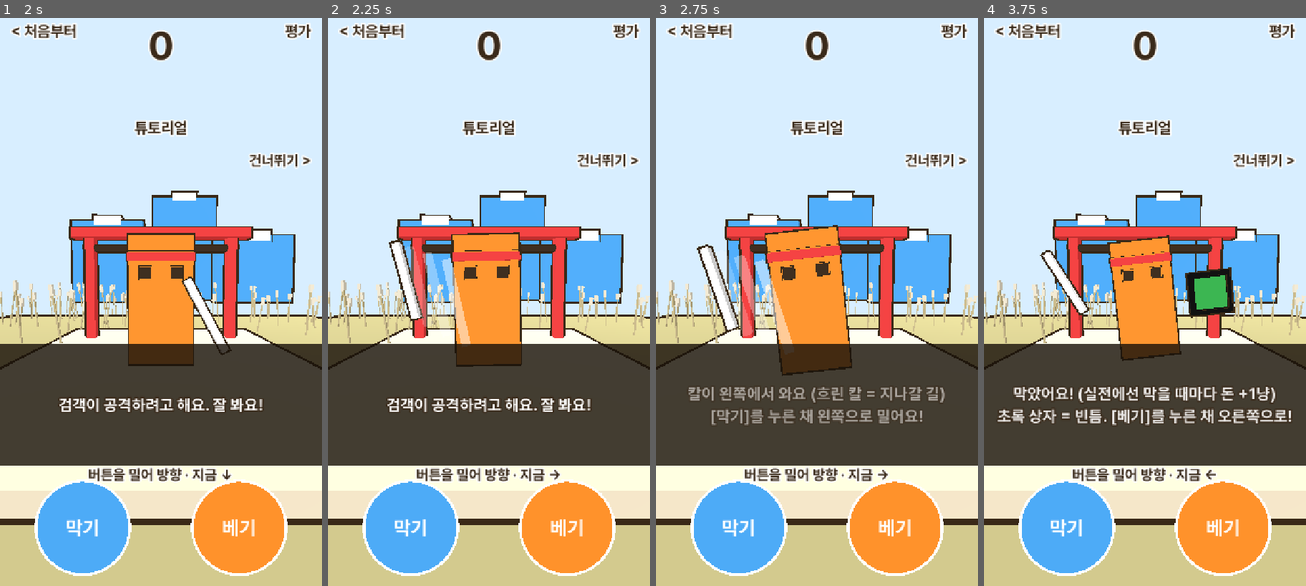
Above: before the commit, frames 1-4 (left to right).
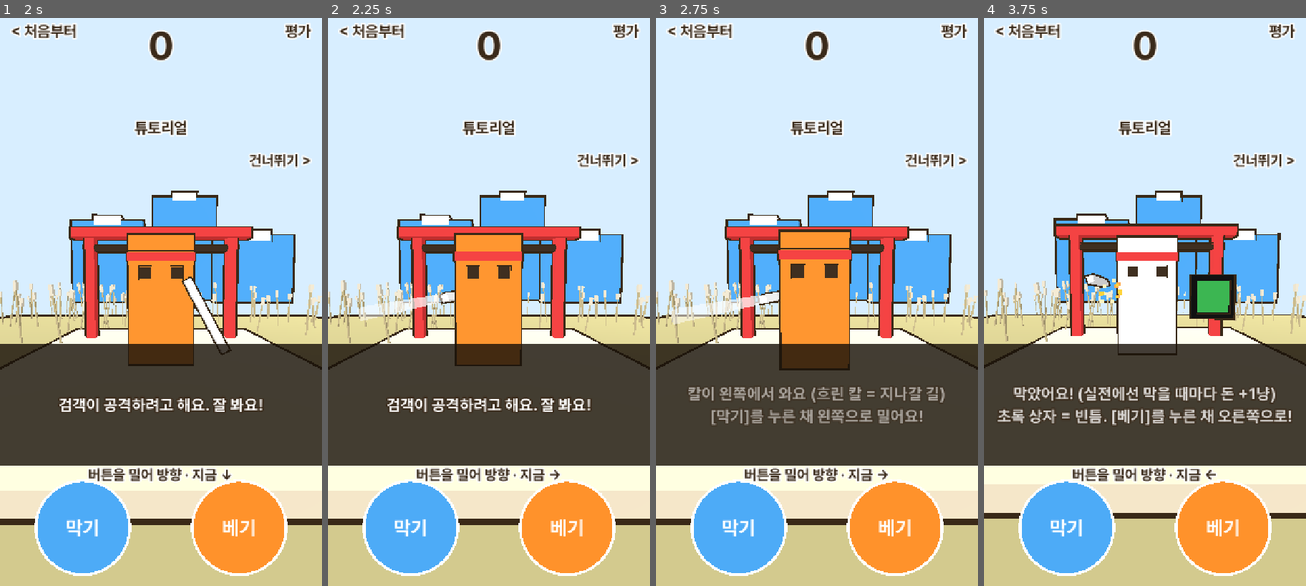
Above: after the commit, the same moments.

Repository: innollia/pai-games
Game: Godot game, scene res://main.tscn
Same seed, same stepped clock (60 frames per second), same inputs: the game is played once before the commit and once after it.
Inputs (mouse positions are in pixels of both pictures, inside the frame that each line leads up to):
- Up to frame 1 (2 s): tap Enter at 0.5 s; move the mouse to (231, 273) at 0.52 s; hold Right 0.53-1.25 s; tap J at 0.6 s; click (231, 273) at 0.67 s; tap Space at 1.25 s; drag from (96, 330) to (144, 415) at 1.27 s
- Up to frame 2 (2.25 s): tap Enter at 2 s; move the mouse to (521, 171) at 2.02 s; hold Right from 2.03 s (still down); tap K at 2.1 s
- Up to frame 3 (2.75 s): keep holding Right
- Up to frame 4 (3.75 s): release Right at 2.75 s; drag from (1128, 415) to (1048, 211) at 2.77 s; tap Space at 3.5 s; move the mouse to (1241, 387) at 3.52 s; hold Left from 3.53 s (still down); tap J at 3.6 s

Frame 1 is identical in both runs. In frame 2, 2.4% of the frame differs, in the area x 9-61%, y 37-62%; in frame 3, 3.9%; in frame 4, 9.2%, in the area x 0-100%, y 30-90%.

Commit message:
blade_path: 막은 순간 불꽃 + 화면 멈춤(0.05초, 간파 0.09초), 막기·베기·로비 버튼 누름 애니메이션, 검객 성향별 공격 모양(찌르기=곧게 찌름, 속임수=칼끝 흔들기, 베기=크게 젖혀 둥글게, 거합=뽑아 긋기, 끝판왕=섞음)
Co-Authored-By: Claude Opus 5.5 <noreply@anthropic.com>

Diff:
--- a/games/blade_path/g/blade.gd
+++ b/games/blade_path/g/blade.gd
@@ -20,6 +20,12 @@
 const HIT := [Vector3(-0.6, 0.0, 0.9), Vector3(0.6, 0.0, 0.9), Vector3(0, 0.4, 0.9), Vector3(0, -0.7, 0.9)]
 const ROT := [0.2, -0.2, PI / 2, PI / 2]
 const ARROW := ["←", "→", "↑", "↓"]
+## 공격 모양(검객 성향): 0 찌르기 = 칼끝을 겨누고 곧게 찌른다, 1 속임수 = 칼끝을 흔들며 휘두른다,
+## 2 베기 = 크게 젖혔다 둥글게 내려 벤다, 3 거합 = 칼집에서 뽑아 한 번에 긋는다
+## 찌르기: 당긴 자리 → 찌른 자리 (칼끝이 내 쪽을 향하고 조금 바깥으로 비스듬해서 방향이 보인다)
+const T_WIND := [Vector3(-0.75, 0.1, -0.4), Vector3(0.75, 0.1, -0.4), Vector3(0, 0.75, -0.4), Vector3(0, -0.55, -0.4)]
+const T_HIT := [Vector3(-1.35, 0.0, 1.5), Vector3(1.35, 0.0, 1.5), Vector3(0, 1.25, 1.5), Vector3(0, -1.15, 1.5)]
+const SWING := [1.0, -1.0, 1.0, -1.0]  # 베기: 젖힌 칼이 도는 쪽
 ## 내 칼 자세 (카메라 기준): 위치, z 회전 (왼·오·위·아래)
 const POSE := [Vector3(-0.8, -0.1, 2.5), Vector3(0.8, -0.1, 2.5), Vector3(0, 0.55, 2.5), Vector3(0, -0.85, 2.5)]
 const TURN := [0.25, -0.25, PI / 2, PI / 2]
@@ -169,6 +175,10 @@
 var start := Vector2.ZERO
 var armed := false
 var pend := {}  # 눌렀지만 아직 발동 안 한 버튼 -> 누른 시간
+var sty := 0  # 이번 공격 모양 (위 T_WIND 설명)
+var hitstop := 0.0  # 막은 순간 화면이 멈추는 시간
+var sparks: Array = []  # 불꽃: [상자, 속도, 남은 시간, 처음 시간]
+var going := false  # 로비 버튼 누름 애니메이션 끝나고 출발하는 중
 # 화면 글자
 var info_l: Label
 var tut_box: ColorRect
@@ -188,6 +198,8 @@
 var row_c: Array[Label] = []
 var row_bg: Array[ColorRect] = []
 var play_bg: ColorRect
+var play_edge: ColorRect
+var tut_again: Label
 var char_l: Label
 var dex_bg: Array[ColorRect] = []
 var dex_l: Array[Label] = []
@@ -372,15 +384,15 @@
 	home_l = _white(_label(card, 30, 0, 150))
 	home_l.size.x = 600
 	home_l.vertical_alignment = VERTICAL_ALIGNMENT_CENTER
-	_panel(pages[1], Rect2(PLAY_R.position + Vector2(-8, -8), PLAY_R.size + Vector2(16, 24)), INK)
+	play_edge = _panel(pages[1], Rect2(PLAY_R.position + Vector2(-8, -8), PLAY_R.size + Vector2(16, 24)), INK)
 	play_bg = _panel(pages[1], PLAY_R, D)
 	var pl := _label(play_bg, 80, 0, PLAY_R.size.y)
 	pl.size.x = PLAY_R.size.x
 	pl.vertical_alignment = VERTICAL_ALIGNMENT_CENTER
 	pl.text = "전투"
-	var tl := _label(pages[1], 30, TUT_R.position.y, TUT_R.size.y)
-	tl.vertical_alignment = VERTICAL_ALIGNMENT_CENTER
-	tl.text = "튜토리얼 다시 보기"
+	tut_again = _label(pages[1], 30, TUT_R.position.y, TUT_R.size.y)
+	tut_again.vertical_alignment = VERTICAL_ALIGNMENT_CENTER
+	tut_again.text = "튜토리얼 다시 보기"
 	# 2 캐릭터: 상자 검객 그림 + 능력치 + 기록
 	_panel(pages[2], Rect2(0, 194, 720, NAV_Y - 194), Color(0.12, 0.08, 0.05, 0.8))
 	var fig := Control.new()
@@ -563,6 +575,7 @@
 
 ## 처음 켜면(또는 로비에서 다시 보기) 튜토리얼
 func _begin_tut() -> void:
+	going = false
 	lobby.visible = false
 	tut_box.visible = true
 	skip_l.visible = true
@@ -753,6 +766,7 @@
 
 
 func _start_run() -> void:
+	going = false
 	tut = -1
 	hold = false
 	lobby.visible = false
@@ -800,13 +814,50 @@
 		ghosts[i].visible = d >= 0 and (i < 3 or twice)
 	if d < 0:
 		return
-	var w: Vector3 = WIND[d]
-	var h: Vector3 = HIT[d]
 	for i in 3:
-		ghosts[i].position = w.lerp(h, [0.35, 0.68, 1.0][i])
-		ghosts[i].rotation = Vector3(0, 0, ROT[d])
-	ghosts[3].position = w + (Vector3(0.38, 0, -0.1) if d < 2 else Vector3(0, 0.38, -0.1)) * (-1.0 if d == 1 else 1.0)
-	ghosts[3].rotation = Vector3(0, 0, ROT[d])
+		var t: float = [0.35, 0.68, 1.0][i]
+		ghosts[i].position = _bpos(d, t)
+		ghosts[i].rotation = _brot(d, t)
+	ghosts[3].position = _bpos(d, 0.0) + (Vector3(0.38, 0, -0.1) if d < 2 else Vector3(0, 0.38, -0.1)) * (-1.0 if d == 1 else 1.0)
+	ghosts[3].rotation = _brot(d, 0.0)
+
+
+## 적 칼 자리: d 쪽 공격, t 0 = 들어 올린 자리 ~ 1 = 내게 닿는 자리. 모양(sty)마다 길이 다르다.
+func _bpos(d: int, t: float) -> Vector3:
+	match sty:
+		0:
+			return (T_WIND[d] as Vector3).lerp(T_HIT[d], t)
+		2:
+			# 크게 젖힌 자리에서 바깥으로 둥글게 돌아 내려온다
+			var a: Vector3 = WIND[d] * 1.25 + Vector3(0, 0.35, -0.5)
+			var h: Vector3 = HIT[d]
+			var mid: Vector3 = (a + h) * 0.5 + LEAN[d] * 0.9 + Vector3(0, 0, 0.3)
+			return a.lerp(mid, t).lerp(mid.lerp(h, t), t)
+	return (WIND[d] as Vector3).lerp(HIT[d], t)
+
+
+func _brot(d: int, t: float) -> Vector3:
+	match sty:
+		0:
+			# 칼(긴 쪽)이 찌르는 방향을 향한다
+			var dir: Vector3 = (T_HIT[d] - T_WIND[d]).normalized()
+			return Basis(Quaternion(Vector3.UP, dir)).get_euler()
+		2:
+			return Vector3(0, 0, ROT[d] + SWING[d] * lerpf(1.1, -0.35, t))
+	return Vector3(0, 0, ROT[d])
+
+
+## 이 수의 공격 모양: 검객 성향대로. 끝판왕은 수에 맞춰 넷을 섞는다.
+func _style(mv: Array) -> int:
+	if ftype < 4:
+		return ftype
+	if _flag(mv) == 2:
+		return 3
+	if _flag(mv) == 1 or _twice_next():
+		return 2
+	if int(mv[0]) != int(mv[1]):
+		return 1
+	return 0 if (ci + mi) % 2 == 0 else 2
 
 
 func _clear() -> void:
@@ -830,6 +881,11 @@
 
 func _step(dt: float) -> void:
 	score = gold
+	# 막은 순간 잠깐 멈춤 (불꽃은 그 자리에 멈춰 보였다가 튄다)
+	if hitstop > 0.0:
+		hitstop -= dt
+		return
+	_sparks(dt)
 	var fdt := dt
 	if slow > 0.0:
 		slow -= dt
@@ -956,8 +1012,8 @@
 					beep(1700.0, 0.04, 0.0, 0.16)
 				if told:
 					# 칼집에서 칼이 그쪽으로 빠져나온다: 칼만 보고도 방향을 안다
-					blade_m.position = blade_m.position.lerp(WIND[sdir], minf(1.0, dt * 9.0))
-					blade_m.rotation = blade_m.rotation.lerp(Vector3(0, 0, ROT[sdir]), minf(1.0, dt * 9.0))
+					blade_m.position = blade_m.position.lerp(_bpos(sdir, 0.0), minf(1.0, dt * 9.0))
+					blade_m.rotation = blade_m.rotation.lerp(_brot(sdir, 0.0), minf(1.0, dt * 9.0))
 					fl = fl.lerp(Vector3(0, -0.15, 0), minf(1.0, dt * 6.0))
 				else:
 					_relax(dt)
@@ -973,11 +1029,27 @@
 				beep(880.0, 0.06, 500.0, 0.2)
 			k = clampf((fs_t - show_at) / (win - show_at), 0.0, 1.0)
 			var l: Vector3 = LEAN[sdir]
-			fl = Vector3(l.x * 0.35 * k, l.y * 0.25 * k, 1.8 * k * k)
-			piv.rotation.z = -l.x * 0.25 * k
+			match sty:
+				0:
+					# 찌르기: 옆으로 기울지 않고 곧게 뛰어든다
+					fl = Vector3(l.x * 0.1 * k, l.y * 0.08 * k, 1.3 * k * k)
+					piv.rotation.z = 0.0
+				2:
+					# 베기: 몸을 크게 틀어 실어 벤다
+					fl = Vector3(l.x * 0.5 * k, l.y * 0.3 * k, 1.6 * k * k)
+					piv.rotation.z = -l.x * 0.45 * k
+				_:
+					fl = Vector3(l.x * 0.35 * k, l.y * 0.25 * k, 1.8 * k * k)
+					piv.rotation.z = -l.x * 0.25 * k
 			# 칼은 들어 올린 자리에서 버티다 끝에 몰아쳐 잔상 길을 따라 내게 온다
-			blade_m.position = blade_m.position.lerp(WIND[sdir].lerp(HIT[sdir], k * k * k), minf(1.0, dt * 22.0))
-			blade_m.rotation = blade_m.rotation.lerp(Vector3(0, 0, ROT[sdir]), minf(1.0, dt * 18.0))
+			var bp := _bpos(sdir, k * k * k)
+			var br := _brot(sdir, k * k * k)
+			if sty == 0 and k < 0.85:
+				bp.z -= 0.15 * k  # 찌르기: 칼을 조금씩 더 당겼다가
+			elif sty == 1 and k < 0.8:
+				br.z += sin(fs_t * 16.0) * 0.22 * (1.0 - k)  # 속임수: 칼끝이 살랑살랑
+			blade_m.position = blade_m.position.lerp(bp, minf(1.0, dt * 22.0))
+			blade_m.rotation = blade_m.rotation.lerp(br, minf(1.0, dt * 18.0))
 			if fs_t >= win:
 				_hurt()
 		2:
@@ -1012,6 +1084,7 @@
 		mv = _pat()[2][ci][mi]
 	sdir = mv[0]
 	rdir = mv[1]
+	sty = 0 if tut >= 0 else _style(mv)
 	fs = 1
 	fs_t = 0.0
 	if _flag(mv) == 2:
@@ -1181,6 +1254,10 @@
 func _parry(perfect: bool) -> void:
 	# 칼이 막히면 폰 진동, 간파는 더 길고 세게
 	Input.vibrate_handheld(160 if perfect else 45, 1.0 if perfect else 0.5)
+	# 진동과 같은 순간: 칼 부딪친 자리에 불꽃, 화면 잠깐 멈춤 (간파는 더 많이·더 길게)
+	_burst(blade_m.global_position, 26 if perfect else 14, perfect)
+	hitstop = 0.09 if perfect else 0.05
+	shake_t = maxf(shake_t, 0.12 if perfect else 0.06)
 	beep(1500.0, 0.05, 0.0, 0.25)
 	beep(2100.0, 0.09, 1600.0, 0.15)
 	body.material_override = mat(WHITE)
@@ -1315,8 +1392,11 @@
 
 
 func _lobby_tap(p: Vector2) -> void:
+	if going:
+		return
 	for i in 4:
 		if _tab_r(i).has_point(p):
+			_press(nav_bg[i])
 			if i != tab:
 				play("tap")
 				_set_tab(i)
@@ -1325,21 +1405,65 @@
 		0:
 			for i in UPS.size():
 				if _row_r(i).has_point(p):
+					_press(row_bg[i])
 					_buy(i)
 					return
 		1:
+			# 눌린 버튼이 다시 튀어 오르는 걸 보여 주고 출발
 			if PLAY_R.has_point(p):
-				_start_run()
+				going = true
+				play("tap")
+				_press(play_edge)
+				_press(play_bg).tween_callback(_start_run)
 			elif TUT_R.has_point(p):
+				going = true
 				play("tap")
-				_begin_tut()
+				_press(tut_again).tween_callback(_begin_tut)
 		3:
 			for i in 5:
 				if _dex_r(i).has_point(p):
+					_press(dex_bg[i])
 					dex_pick = i
 					play("tap")
 					_set_tab(3)
 					return
+
+
+## 버튼 누름 애니메이션: 쑥 들어갔다가 살짝 튀어 오르며 제자리
+func _press(c: Control) -> Tween:
+	c.pivot_offset = c.size * 0.5
+	var tw := create_tween()
+	tw.tween_property(c, "scale", Vector2.ONE * 0.86, 0.06)
+	tw.tween_property(c, "scale", Vector2.ONE, 0.16).set_trans(Tween.TRANS_BACK).set_ease(Tween.EASE_OUT)
+	return tw
+
+
+## 불꽃: 노랗고 흰 작은 조각이 사방으로 튀고 떨어지며 줄어든다
+func _burst(at: Vector3, count: int, big: bool) -> void:
+	for i in count:
+		var sm := StandardMaterial3D.new()
+		sm.shading_mode = BaseMaterial3D.SHADING_MODE_UNSHADED
+		sm.albedo_color = [Color("fff3bf"), Color("ffd43b"), Color("ffa94d")][i % 3]
+		var m := box(at, Vector3.ONE * 0.1, WHITE)
+		m.material_override = sm
+		var v := Vector3(randf_range(-1, 1), randf_range(-0.6, 1.2), randf_range(0.2, 1.0)).normalized() * randf_range(3.0, 7.0 if big else 5.0)
+		var lt := randf_range(0.22, 0.4)
+		sparks.append([m, v, lt, lt])
+
+
+func _sparks(dt: float) -> void:
+	for i in range(sparks.size() - 1, -1, -1):
+		var sp: Array = sparks[i]
+		var m: MeshInstance3D = sp[0]
+		sp[2] -= dt
+		if sp[2] <= 0.0 or not is_instance_valid(m):
+			if is_instance_valid(m):
+				m.queue_free()
+			sparks.remove_at(i)
+			continue
+		sp[1].y -= 12.0 * dt
+		m.position += sp[1] * dt
+		m.scale = Vector3.ONE * 0.1 * (sp[2] / sp[3])
 
 
 ## 밀면 칼 방향만 정한다 (막기·베기는 버튼). 손을 떼지 않고 계속 밀어 방향을 또 바꿀 수 있다.
--- a/games/blade_path/tofu.gd
+++ b/games/blade_path/tofu.gd
@@ -666,6 +666,7 @@
 			var n := what.substr(2)
 			_btns[n].down = true
 			_btns[n].at = p
+			_btns[n].t0 = Time.get_ticks_msec()
 			_justs[n] = true
 			_btn_down(n, p)
 		return
@@ -695,6 +696,7 @@
 		kit_move = Vector2.ZERO
 	elif who.begins_with("b:"):
 		_btns[who.substr(2)].down = false
+		_btns[who.substr(2)].t1 = Time.get_ticks_msec()
 		_btn_up(who.substr(2), p)
 
 
@@ -716,11 +718,23 @@
 		c.draw_circle(o, _STICK_R, Color(1, 1, 1, 0.45))
 		c.draw_arc(o, _STICK_R, 0.0, TAU, 48, ME, 6.0)
 		c.draw_circle(o + kit_move * _STICK_R, 48.0, ME)
+	var now := Time.get_ticks_msec()
 	for n in _btns:
 		var b: Dictionary = _btns[n]
-		var r: float = b.r * (0.92 if b.down else 1.0)
+		# 누름 애니메이션: 눌리면 쑥 들어가고, 떼면 살짝 튀어 올랐다 제자리. 누른 순간 흰 고리가 퍼진다.
+		var s := 1.0
+		if b.down:
+			s = lerpf(1.0, 0.84, clampf((now - int(b.get("t0", 0))) / 60.0, 0.0, 1.0))
+		else:
+			var u := (now - int(b.get("t1", -100000))) / 220.0
+			if u < 1.0:
+				s = 1.0 + sin(u * PI) * 0.1 * (1.0 - u) - 0.16 * maxf(0.0, 1.0 - u * 4.0)
+		var r: float = b.r * s
 		var col: Color = b.color
-		c.draw_circle(b.pos, r, col.lightened(0.35) if b.down else col)
+		var ring := (now - int(b.get("t0", -100000))) / 260.0
+		if ring < 1.0:
+			c.draw_arc(b.pos, b.r * (1.0 + ring * 0.45), 0.0, TAU, 48, Color(1, 1, 1, 0.8 * (1.0 - ring)), 10.0 * (1.0 - ring) + 2.0)
+		c.draw_circle(b.pos, r, col.darkened(0.15) if b.down else col)
 		c.draw_arc(b.pos, r, 0.0, TAU, 48, WHITE, 6.0)
 		var fs := int(clampf(b.r * 0.42, 22.0, 44.0))
 		c.draw_string(_font, b.pos + Vector2(-r, fs * 0.35), b.label, HORIZONTAL_ALIGNMENT_CENTER, r * 2.0, fs, WHITE)
Not shown, changed: games/blade_path/ver.txt
Not shown, changed: games/blade_path/README.md
Not shown, changed: games/blade_path/web/index.html
Not shown, changed: games/blade_path/web/index.pck
